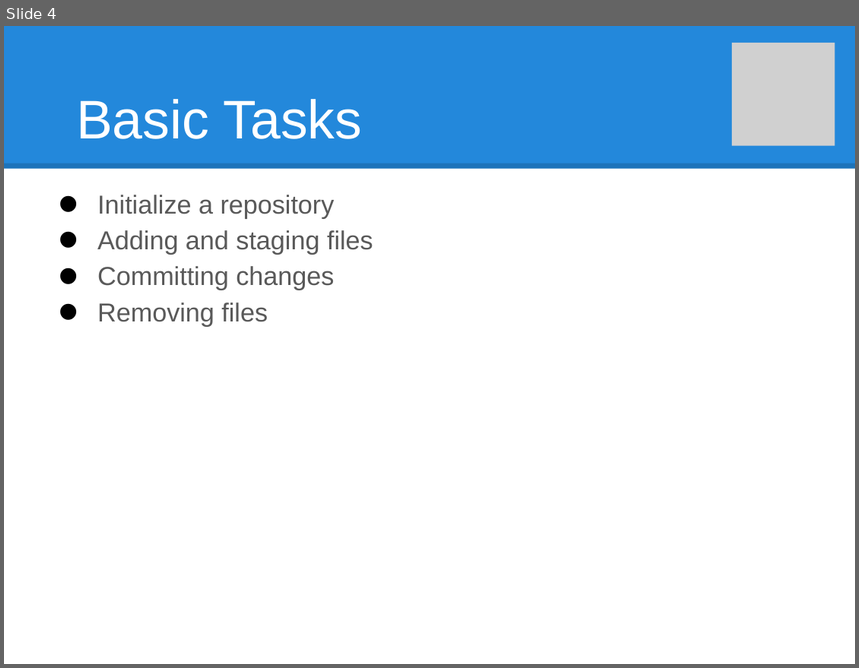
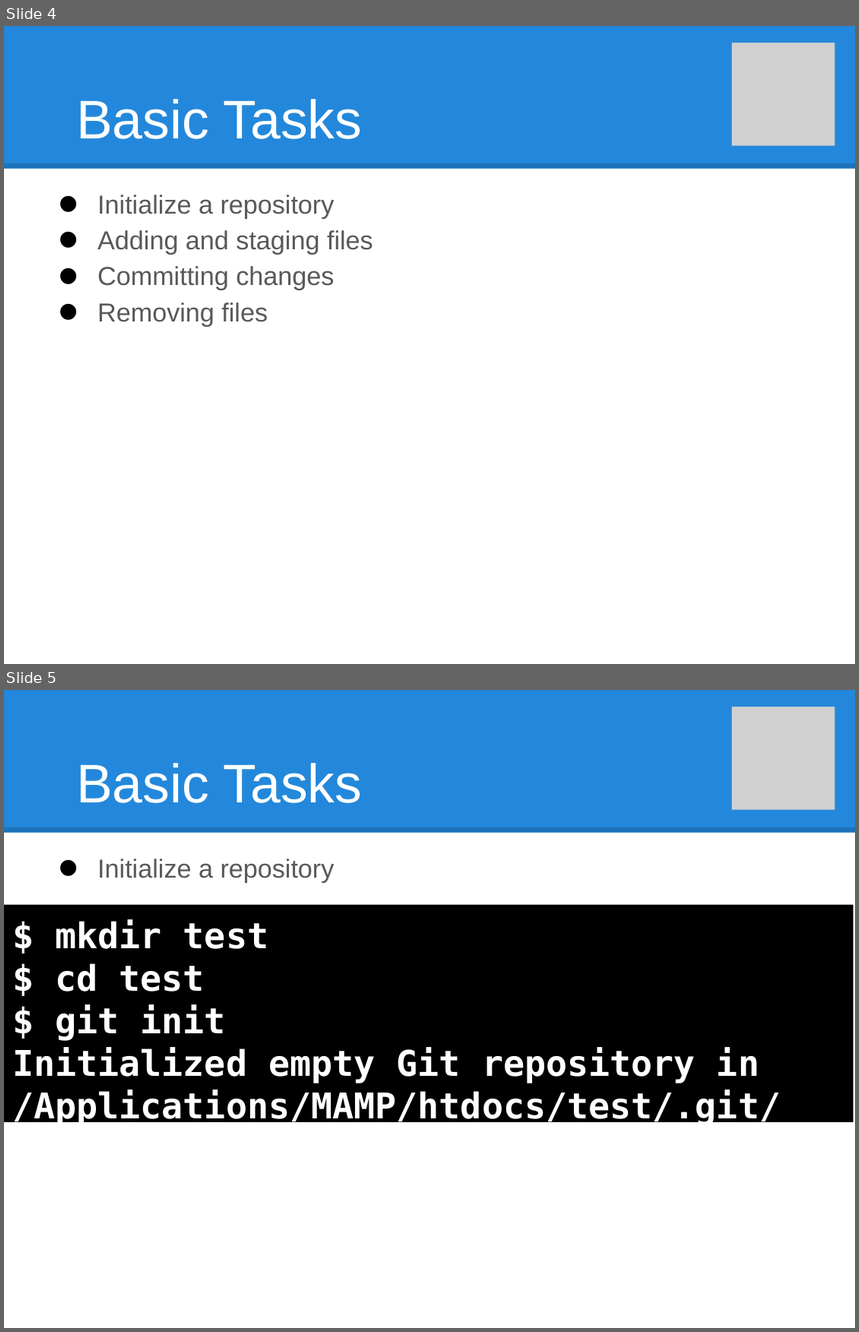
Before and after one commit to vid-uo/riddlegames, a slide deck: _assets/Git Super Basics.pptx. Shown one above the other, each under a label of ours: slide 4 before the commit, slides 4 and 5 after it. The pictures are 859x668 and 859x1332 pixels, drawn with LibreOffice and Linux fonts; fonts in the diff are those of the drawing; grey boxes stand for pictures. Boxes give left, top, right and bottom in pixels: in the first picture for what was removed or moved away, otherwise in the second. Text is boxed around its words. In the diff, an @@ line names an element or a change of style, - is before the commit and + after.

```diff
--- a/_assets/Git Super Basics.pptx
+++ b/_assets/Git Super Basics.pptx
@@ slide 5 added at [4, 690, 855, 1328], background #FFFFFF; not listed: 2 template elements that a slide beside it also shows @@
@@ picture added at [732, 707, 835, 810] @@
@@ title added at [76, 763, 362, 803], 46 pt, text #FFFFFF @@
+Basic Tasks
@@ text added at [97, 859, 335, 883], 22 pt, text #595959 @@
+• Initialize a repository
@@ rectangle added at [4, 904, 854, 1122], fill #000000, 30 pt, text #FFFFFF, bold @@
+$ mkdir test
+$ cd test
+$ git init
+Initialized empty Git repository in /Applications/MAMP/htdocs/test/.git/
```
Also in this commit, not shown: 6 slides changed, 6 other slides added, 1 slide removed, 4 other files.
